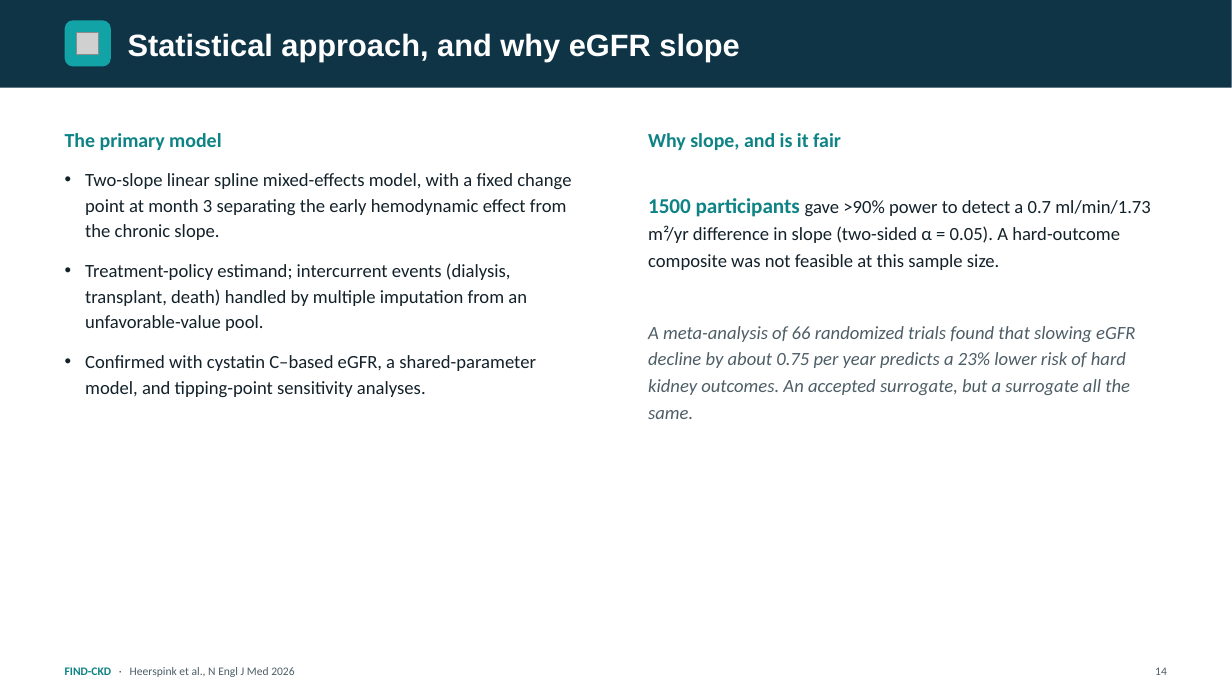
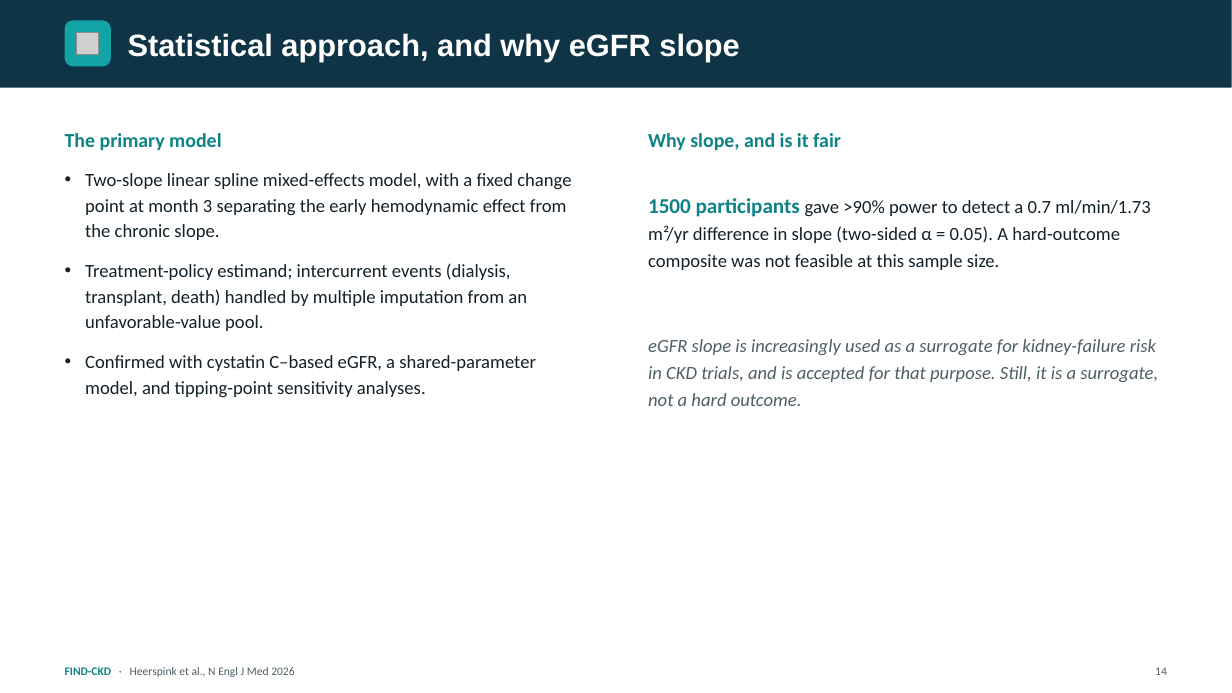
Before and after one commit to azbargarawan-sudo/clickwriting-landing, a slide deck: slide 14 of FIND-CKD.pptx. Drawn at 1232x693 pixels with LibreOffice and Linux fonts; fonts in the diff are those of the drawing; grey boxes stand for pictures. Boxes give left, top, right and bottom in pixels: in the first picture for what was removed or moved away, otherwise in the second. Text is boxed around its words. In the diff, an @@ line names an element or a change of style, - is before the commit and + after.

```diff
--- a/FIND-CKD.pptx
+++ b/FIND-CKD.pptx
@@ text at [648,339,1158,406]: text changed @@
-A meta-analysis of 66 randomized trials found that slowing eGFR decline by about 0.75 per year predicts a 23% lower risk of hard kidney outcomes. An accepted surrogate, but a surrogate all the same.
+eGFR slope is increasingly used as a surrogate for kidney-failure risk in CKD trials, and is accepted for that purpose. Still, it is a surrogate, not a hard outcome.
```
Also in this commit, not shown: 3 other slides changed.
